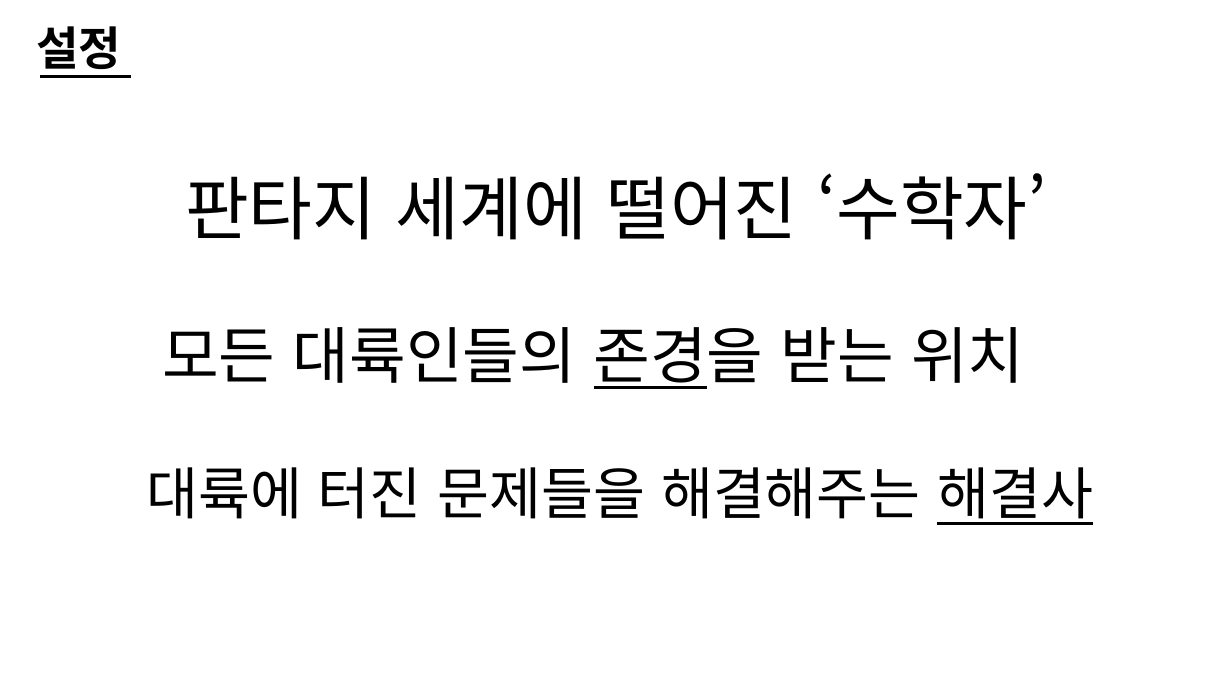
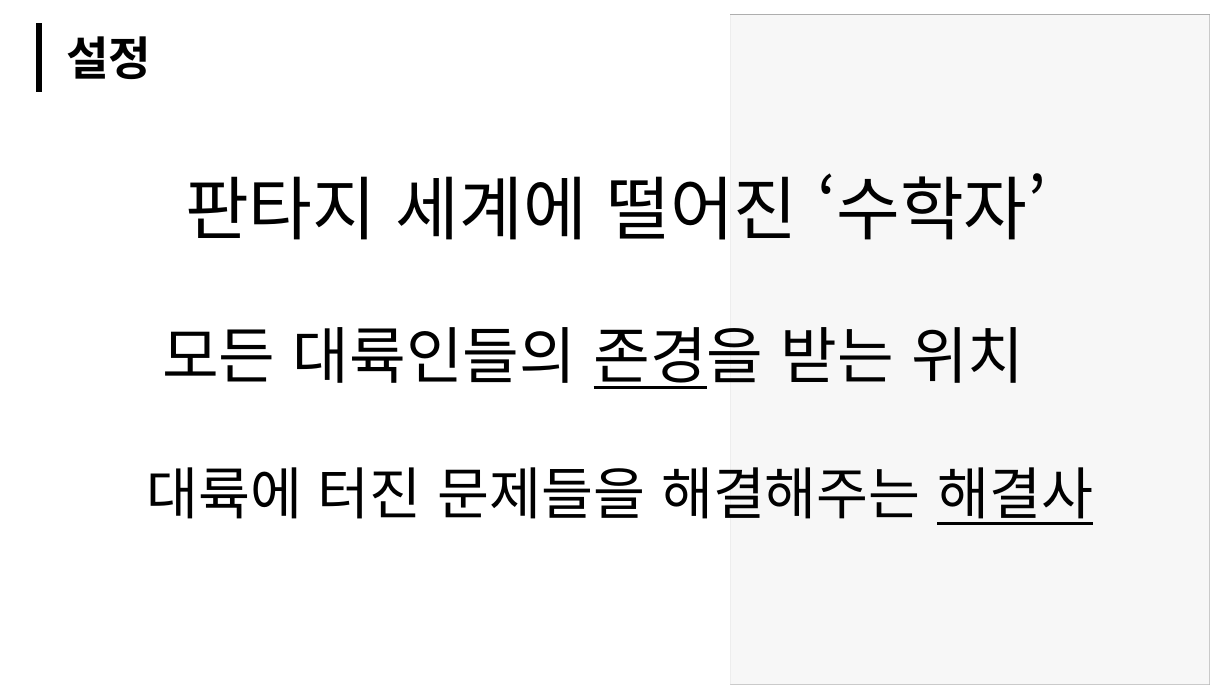
Before and after one commit to Bandyck/Design, a slide deck: slide 6 of 컨셉PT_Serious_임경태.pptx. Drawn at 1232x693 pixels with LibreOffice and Linux fonts; fonts in the diff are those of the drawing; grey boxes stand for pictures. Boxes give left, top, right and bottom in pixels: in the first picture for what was removed or moved away, otherwise in the second. Text is boxed around its words. In the diff, an @@ line names an element or a change of style, - is before the commit and + after.

```diff
--- a/컨셉PT_Serious_임경태.pptx
+++ b/컨셉PT_Serious_임경태.pptx
@@ line added from (39, 23) to (39, 92), #000000 5 pt @@
@@ text "설정" rewrapped from [36, 26, 121, 77] to [66, 36, 151, 79] @@
@@ picture added at [730, 15, 1210, 685] @@
@@ rectangle added at [730, 15, 1210, 685], fill #FFFFFF at 85% opacity @@
@@ line removed from (40, 77) to (131, 77) @@
```
Also in this commit, not shown: 7 other slides changed, 8 slides added, 2 slides removed, 2 other files.
